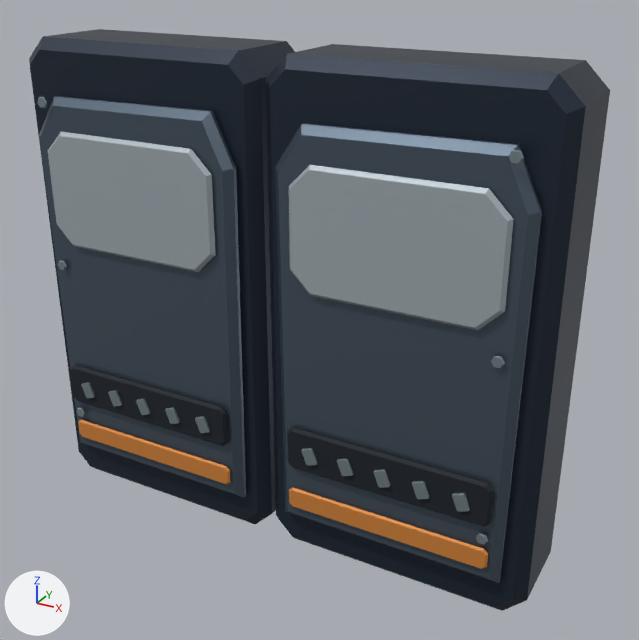
What one commit did to the glTF model assets/art/models/gate_panels.glb.
Before and after are seen from a camera (50 mm lens) standing at (2.64, -4.42, 3.75) and looking at (0.18, 0.06, 1.52). The axes (+X, +Y, +Z) are drawn at lower left. The lights are the same throughout. The picture after the commit comes second. Vertices at exactly the same position are counted once.

In view in the first picture: 'gate_panels'.
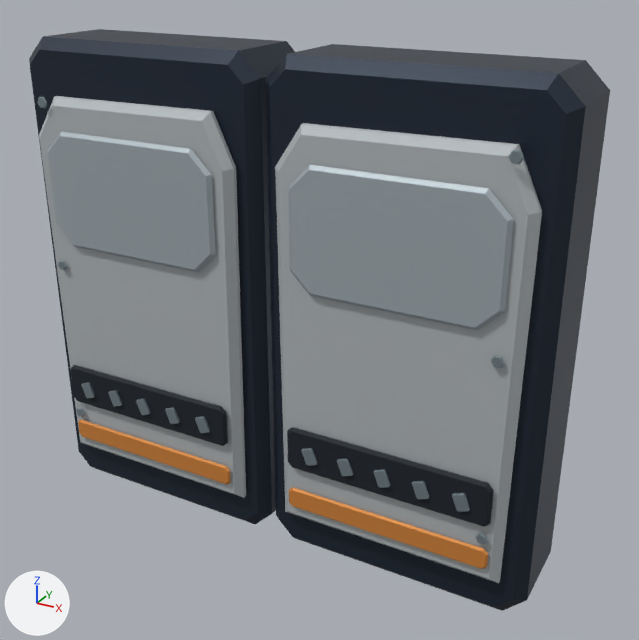
Edits to the bpy script that builds the scene:
```text
Add mat_bunkerarmor:
    mat_bunkerarmor = principled_material('BunkerArmor')
    mat_bunkerarmor.base_color = (0.474, 0.509, 0.527)  # light grey #b7bdc0
    mat_bunkerarmor.metallic = 0.28
    mat_bunkerarmor.roughness = 0.69
Change me_gate_panels:
    where me_gate_panels.from_pydata(...)  # 1328 vertices, 2456 faces; spans x -1.73..1.73, y -0.47..0.47, z 0.04..3.16
    used by ob_gate_panels; location = (0.0, 0.0, 0.0)
    me_gate_panels part 1: all 176 faces that had it switch from mat_alloy (greyish blue #586674) to mat_bunkerarmor (light grey #b7bdc0)
```

Pixel boxes (x1, y1, x2, y2) of what changed, in the pictures (639 x 640 px):
part 1 of me_gate_panels, recoloured (greyish blue to light grey): (39, 96, 542, 583) in both
